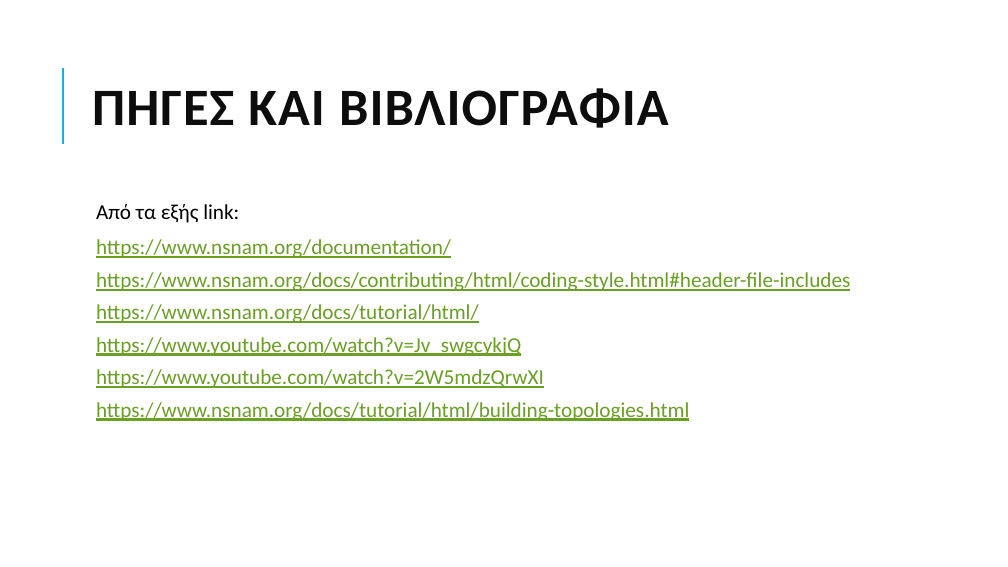
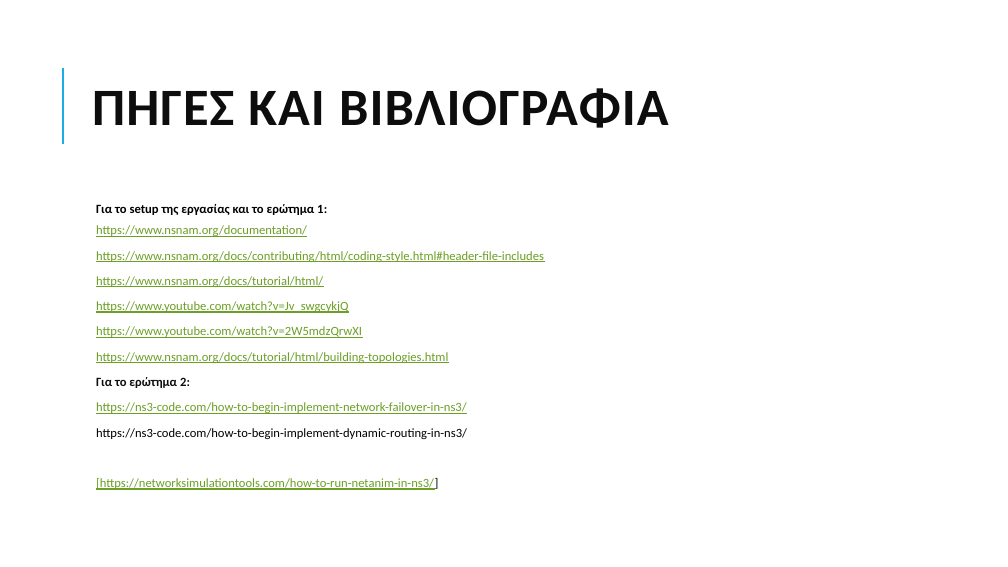
Before and after one commit to grgmyl/Ns3Project, a slide deck: slide 13 of Presentations/Ns-3_presentation_F.pptx (slide 8 before the commit). Drawn at 1008x567 pixels with LibreOffice and Linux fonts; fonts in the diff are those of the drawing. Boxes give left, top, right and bottom in pixels: in the first picture for what was removed or moved away, otherwise in the second. Text is boxed around its words. In the diff, an @@ line names an element or a change of style, - is before the commit and + after.

```diff
--- a/Presentations/Ns-3_presentation_F.pptx
+++ b/Presentations/Ns-3_presentation_F.pptx
@@ text at bbox=[96, 204, 327, 237]: text changed; size 20.1 to 12 pt @@
-  Από τα εξής link:
-  https://www.nsnam.org/documentation/
+  Για το setup της εργασίας και το ερώτημα 1:
+  https://www.nsnam.org/documentation/
@@ text at bbox=[96, 251, 544, 363]: size 20.1 to 12 pt in "https://www.nsnam.org/docs/contributing/html/coding-style.ht ...", "https://www.nsnam.org/docs/tutorial/html/", "https://www.youtube.com/watch?v=Jv_swgcykjQ", "https://www.youtube.com/watch?v=2W5mdzQrwXI" and 1 more places @@
@@ text at bbox=[96, 377, 467, 490]: paragraphs added @@
+  Για το ερώτημα 2:
+  https://ns3-code.com/how-to-begin-implement-network-failover-in-ns3/
+  https://ns3-code.com/how-to-begin-implement-dynamic-routing-in-ns3/
+  [https://networksimulationtools.com/how-to-run-netanim-in-ns3/]
```
Also in this commit, not shown: 6 other slides changed, 5 slides added.
